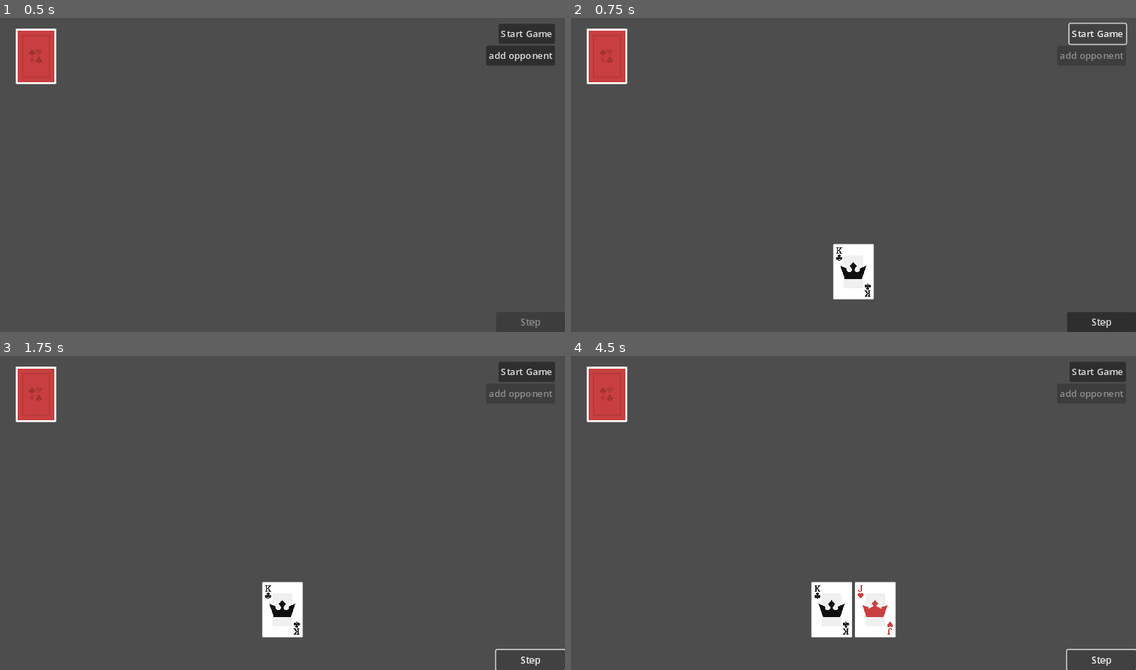
Above: before the commit, frames 1-4 (two rows, left to right).
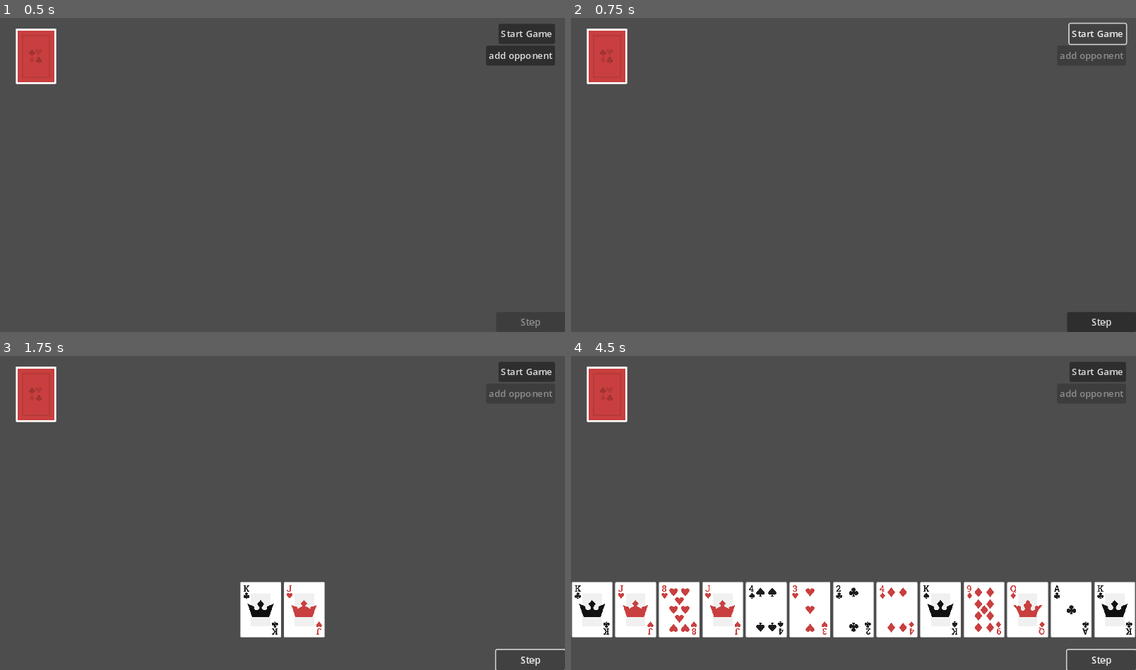
Above: after the commit, the same moments.

Repository: Posiden104/poker
Game: Godot game, scene res://scenes/poker.tscn
The game is run twice, just before and just after one commit, with the same random seed, the same clock (stepped at 60 frames per second) and the same inputs.
Inputs:
- Up to frame 1 (0.5 s): no input
- Up to frame 2 (0.75 s): click "Start Game" at 0.5 s
- Up to frame 3 (1.75 s): click "Step" at 1.25 s
- Up to frame 4 (4.5 s): click "Start Game" at 2 s; click "Step" at 2.75 s; click "Start Game" at 3.5 s; click "Step" at 4.25 s

Frame 1 is identical in both runs. In frame 2, 1.3% of the frame differs, in the area x 46-54%, y 71-90%; in frame 3, 1.8%; in frame 4, 15%, in the area x 0-100%, y 71-90%.

Commit message:
working on auto deal

Diff:
--- a/project.godot
+++ b/project.godot
@@ -15,6 +15,10 @@
 config/features=PackedStringArray("4.2", "GL Compatibility")
 config/icon="res://icon.svg"
 
+[autoload]
+
+SIGNAL_BUS="*res://scripts/signal_bus.gd"
+
 [display]
 
 window/size/viewport_width=960
--- a/scenes/poker.tscn
+++ b/scenes/poker.tscn
@@ -8,14 +8,17 @@
 
 [node name="Poker" type="Node2D"]
 
-[node name="PokerManager" type="Node2D" parent="." node_paths=PackedStringArray("deck_manager", "player_hand", "opponent_manager", "start_button", "add_oppt_button", "step_button")]
+[node name="PokerManager" type="Node2D" parent="." node_paths=PackedStringArray("deck_manager", "opponent_manager", "start_button", "add_oppt_button", "step_button")]
 script = ExtResource("1_4c4ls")
 deck_manager = NodePath("../DeckManager")
-player_hand = NodePath("../CanvasLayer/Hand")
 opponent_manager = NodePath("../OpponentManager")
 start_button = NodePath("../CanvasLayer/StartButton")
 add_oppt_button = NodePath("../CanvasLayer/add Oppt Button")
 step_button = NodePath("../CanvasLayer/Step Button")
+
+[node name="DealTimer" type="Timer" parent="PokerManager"]
+wait_time = 0.25
+one_shot = true
 
 [node name="DeckManager" parent="." instance=ExtResource("1_qw33u")]
 position = Vector2(61, 71)
@@ -88,6 +91,7 @@
 [node name="OpponentHand5" parent="CanvasLayer/OpponentHands" instance=ExtResource("6_jk6yg")]
 layout_mode = 2
 
+[connection signal="timeout" from="PokerManager/DealTimer" to="PokerManager" method="_on_deal_timer_timeout"]
 [connection signal="pressed" from="CanvasLayer/StartButton" to="PokerManager" method="_on_start_button_pressed"]
 [connection signal="pressed" from="CanvasLayer/StartButton" to="PokerManager" method="_on_deal_button_pressed"]
 [connection signal="pressed" from="CanvasLayer/add Oppt Button" to="OpponentManager" method="_on_add_oppt_button_pressed"]
--- a/scripts/hand_base.gd
+++ b/scripts/hand_base.gd
@@ -9,6 +9,8 @@
 	for child in self.get_children():
 		child.queue_free()
 
+	SIGNAL_BUS.register_player.emit(self)
+
 func card_count() -> int:
 	return cards.size()
 
--- a/scripts/opponent_manager.gd
+++ b/scripts/opponent_manager.gd
@@ -20,18 +20,13 @@
 
 # Returns true if there are more opponents to deal
 func deal_opponent(card: Card, deck: Deck) -> bool:
-	print("dealing opponent")
 	if next_opponent_id > opponents.size() - 1:
-		print("next_opponent_id bad")
 		return true
-	print("dealing to oppt")
 	opponents[next_opponent_id].deal(card, deck)
 	next_opponent_id += 1
 	if next_opponent_id > opponents.size() - 1:
-		print("no more opponents")
 		next_opponent_id = 0
 		return true
-	print("We still need more cards")
 	return false
 
 
--- a/scripts/poker_manager.gd
+++ b/scripts/poker_manager.gd
@@ -2,17 +2,24 @@
 extends Node2D
 
 @export var deck_manager: DeckManager
-@export var player_hand: PlayerHand
 @export var opponent_manager: OpponentManager
 @export var start_button: Button
 @export var add_oppt_button: Button
 @export var step_button: Button
 
-var player_hand_limit = 2
-var deal_to_player = true
+@onready var deal_timer = $DealTimer
+
+var hand_limit = 2
+
+var players: Array[HandBase]
+var active_player_pointer: int = 0
+var rounds_dealt = 0
 
 enum States {HAND_SETUP, SHUFFLE, DEALING, FIRST_BET, FLOP, FLOP_BET, TURN, TURN_BET, RIVER, RIVER_BET, CLEANUP}
 var state: States = States.HAND_SETUP
+
+func _ready():
+	SIGNAL_BUS.register_player.connect(register_player)
 
 func step():
 	match state:
@@ -41,23 +48,34 @@
 		States.CLEANUP:
 			add_oppt_button.disabled = false
 
+func deal():
+	var c = deck_manager.deal()
+	players[active_player_pointer].deal(c, deck_manager.deck)
+
+	active_player_pointer += 1
+
+	if active_player_pointer >= players.size():
+		rounds_dealt += 1
+		active_player_pointer = 0
+
+	if rounds_dealt == hand_limit:
+		step()
+
+	deal_timer.start()
+
+func register_player(player_hand: HandBase):
+	players.append(player_hand)
+
 func _on_start_button_pressed():
 	deck_manager.shuffle()
 	step()
 	step_button.disabled = false
 
 func _on_deal_button_pressed():
-	if deal_to_player:
-		deal_to_player = false
-		if player_hand.card_count() < player_hand_limit:
-			var c1 = deck_manager.deal()
-			player_hand.deal(c1, deck_manager.deck)
-	else:
-		deal_to_player = opponent_manager.deal_opponent(deck_manager.deal(), deck_manager.deck)
-
-	if deal_to_player and player_hand.card_count() == player_hand_limit:
-		step()
-
+	pass
 
 func _on_step_button_pressed():
-	_on_deal_button_pressed()
+	deal()
+
+func _on_deal_timer_timeout():
+	deal()
--- /dev/null
+++ b/scripts/signal_bus.gd
@@ -0,0 +1,4 @@
+class_name SignalBus
+extends Node
+
+signal register_player(hand: HandBase)
